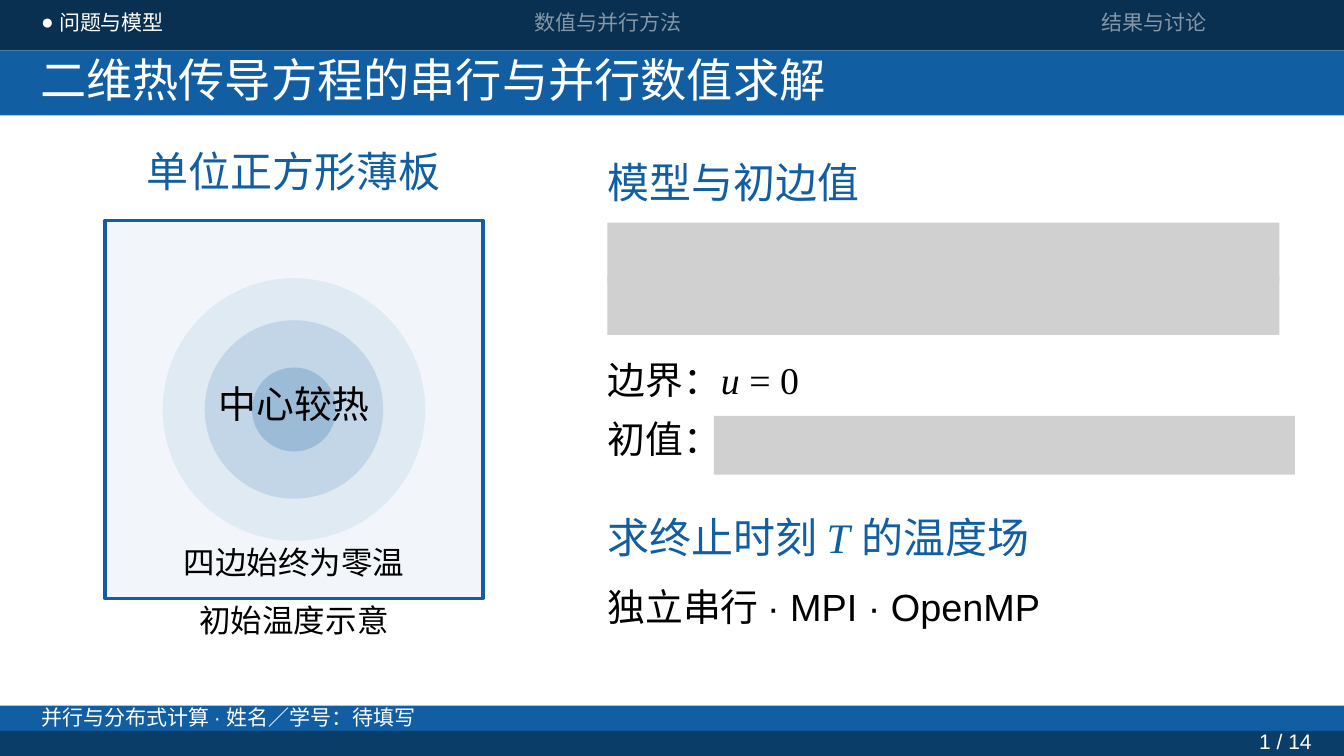
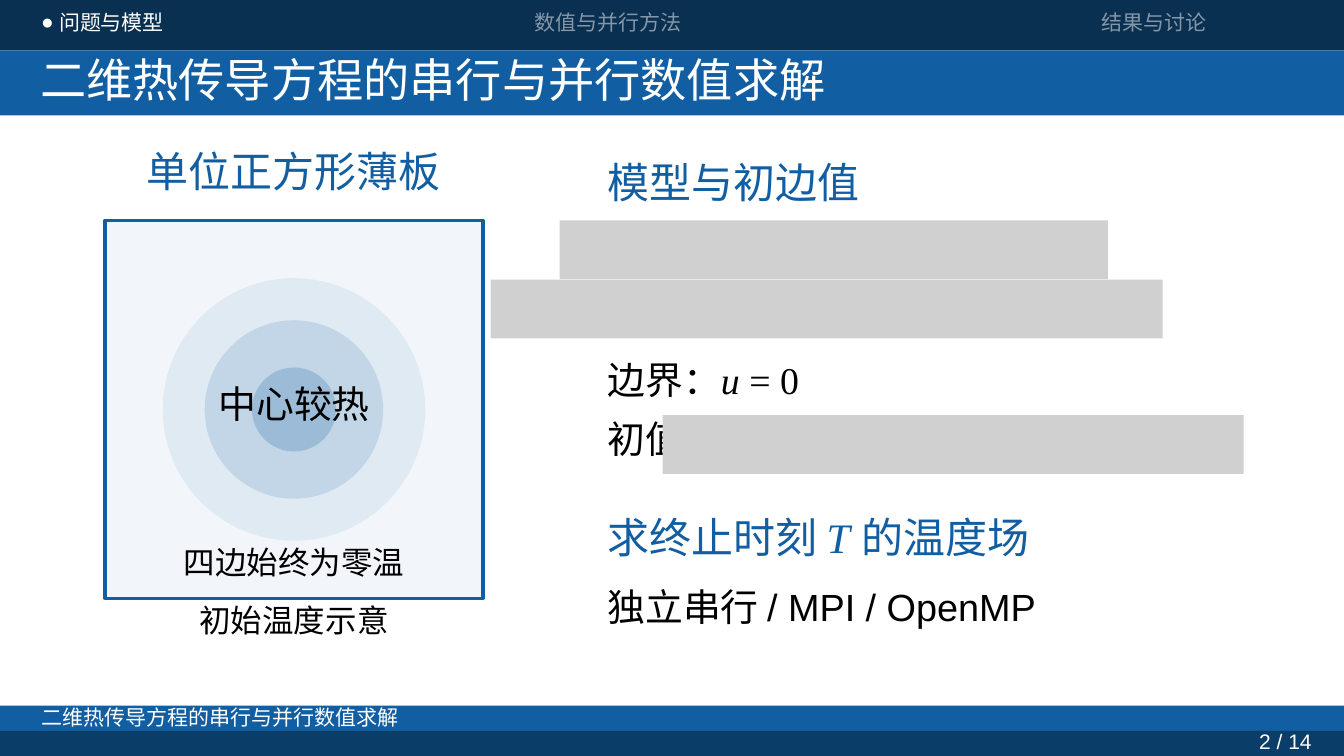
Before and after one commit to JunQianNuo/parallel-heat-solver, a slide deck: slide 1 of report/presentation/current/presentation-v5-wps.pptx. Drawn at 1344x756 pixels with LibreOffice and Linux fonts; fonts in the diff are those of the drawing; grey boxes stand for pictures. Boxes give left, top, right and bottom in pixels: in the first picture for what was removed or moved away, otherwise in the second. Text is boxed around its words. In the diff, an @@ line names an element or a change of style, - is before the commit and + after.

```diff
--- a/report/presentation/current/presentation-v5-wps.pptx
+++ b/report/presentation/current/presentation-v5-wps.pptx
@@ picture: place and size @@
-picture at [608,223,1280,281]
+picture at [560,221,1108,279]
@@ picture: place and size @@
-picture at [608,276,1280,335]
+picture at [491,279,1164,338]
@@ picture: place and size @@
-picture at [714,415,1295,474]
+picture at [662,415,1243,474]
@@ text at [607,589,1036,628]: text changed @@
-独立串行 · MPI · OpenMP
+独立串行 / MPI / OpenMP
@@ text at [41,704,398,727]: text changed @@
-并行与分布式计算 · 姓名／学号：待填写
+二维热传导方程的串行与并行数值求解
@@ text added at [1259,734,1311,749], 15 pt, text #FFFFFF @@
+2 / 14
```
Also in this commit, not shown: 8 other slides changed, 1 slide added, 23 other files.
